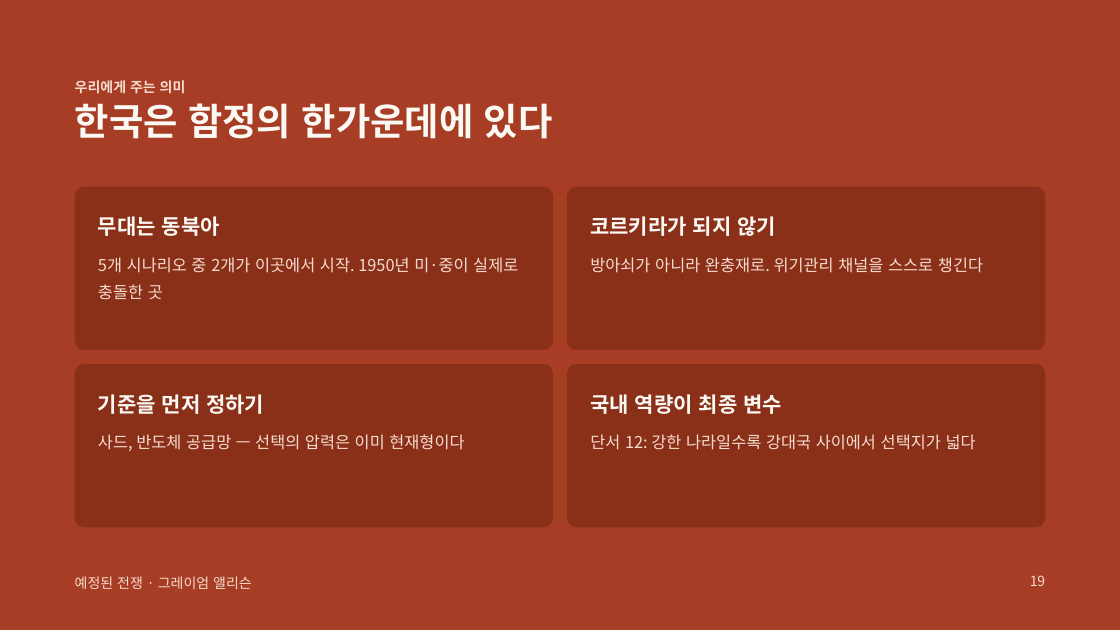
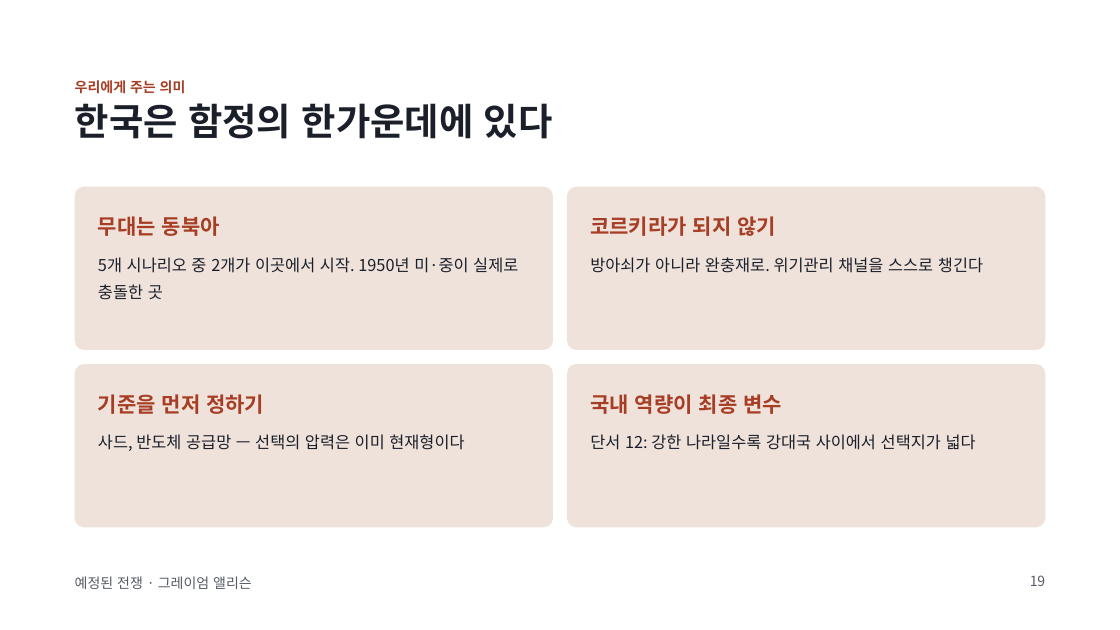
Before and after one commit to hpark1947/Politics, a slide deck: slide 19 of 발표자료/예정된 전쟁.pptx. Drawn at 1120x630 pixels with LibreOffice and Linux fonts; fonts in the diff are those of the drawing. Boxes give left, top, right and bottom in pixels: in the first picture for what was removed or moved away, otherwise in the second. Text is boxed around its words. In the diff, an @@ line names an element or a change of style, - is before the commit and + after.

```diff
--- a/발표자료/예정된 전쟁.pptx
+++ b/발표자료/예정된 전쟁.pptx
@@ background #A63D24 to #FFFFFF @@
@@ text "우리에게 주는 의미" at bbox=[75, 80, 186, 94]: text colour #F6DCCF to #A63D24 @@
@@ title "한국은 함정의 한가운데에 있다" at bbox=[75, 103, 553, 139]: text colour #FBF9F4 to #1B1F2A @@
@@ fill #8A3019 to #EFE2DA in 4 elements at bbox=[75, 187, 553, 350], bbox=[567, 187, 1045, 350], bbox=[75, 364, 553, 527], bbox=[567, 364, 1045, 527] @@
@@ text colour #FBF9F4 to #A63D24 in 4 elements at bbox=[98, 216, 220, 236], bbox=[590, 216, 776, 236], bbox=[98, 394, 264, 414], bbox=[590, 394, 782, 414] @@
@@ text colour #F6DCCF to #1B1F2A in 4 elements at bbox=[98, 257, 518, 300], bbox=[590, 257, 983, 273], bbox=[98, 434, 464, 451], bbox=[590, 434, 976, 450] @@
@@ text "예정된 전쟁 · 그레이엄 앨리슨" at bbox=[75, 576, 252, 589]: text colour #F6DCCF to #555A66 @@
@@ page number at bbox=[1030, 575, 1046, 586]: text colour #F6DCCF to #555A66 @@
```
Also in this commit, not shown: 19 other slides changed.
